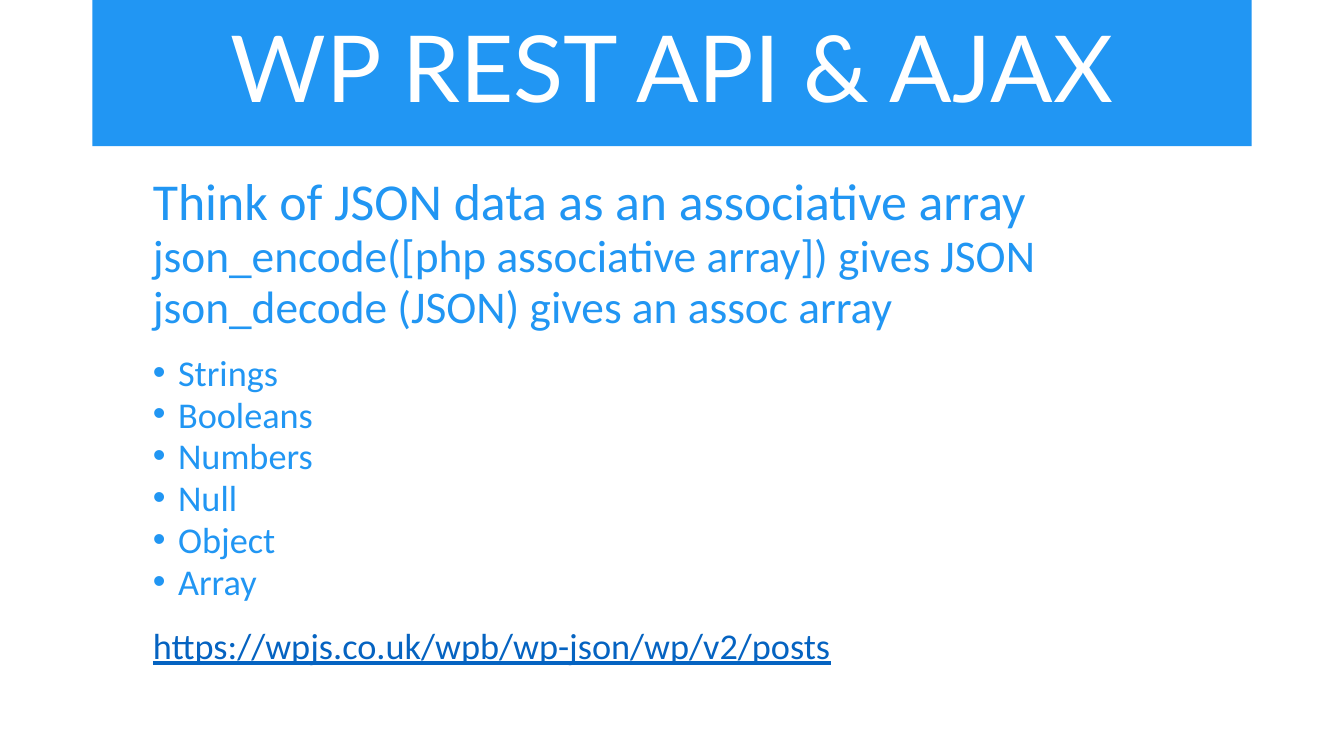
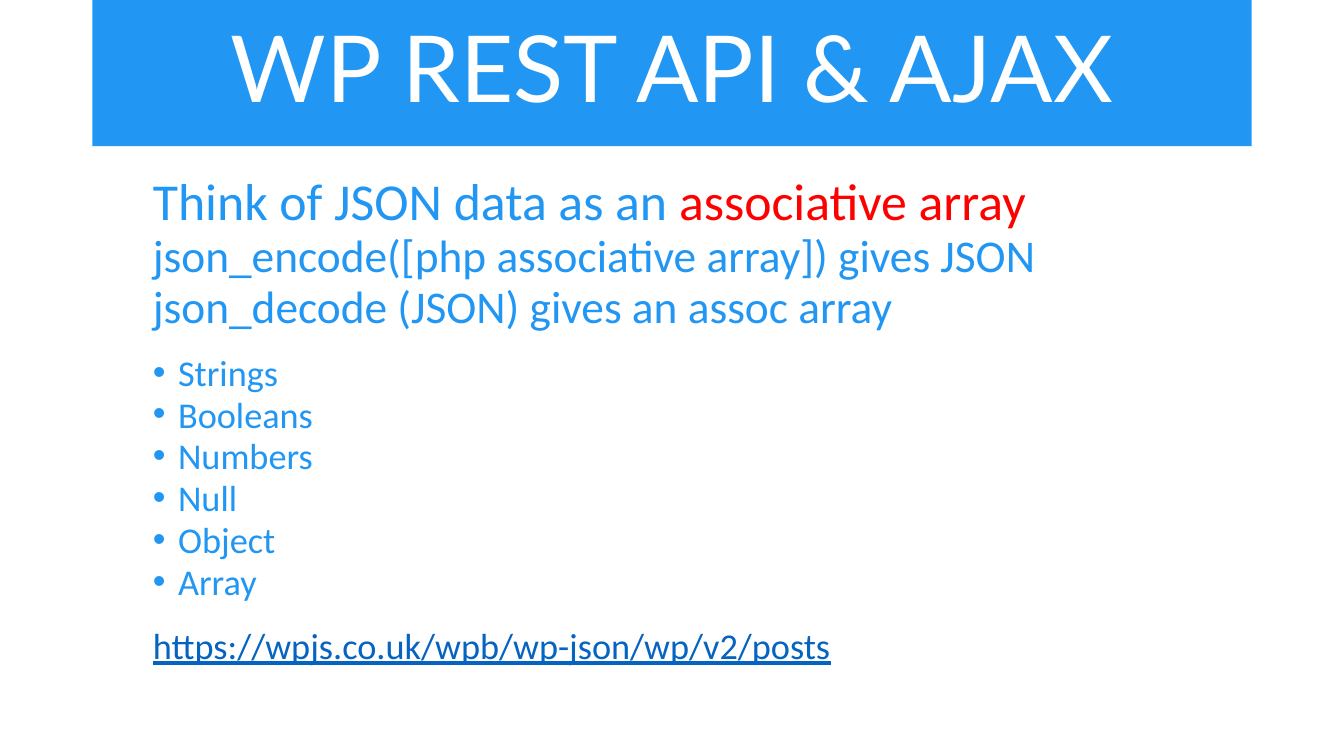
Before and after one commit to iwswordpress/rest, a slide deck: slide 10 of rest-api-workshop.pptx (slide 9 before the commit). Drawn at 1344x756 pixels with LibreOffice and Linux fonts; fonts in the diff are those of the drawing. Boxes give left, top, right and bottom in pixels: in the first picture for what was removed or moved away, otherwise in the second. Text is boxed around its words. In the diff, an @@ line names an element or a change of style, - is before the commit and + after.

```diff
--- a/rest-api-workshop.pptx
+++ b/rest-api-workshop.pptx
@@ text at (153,184,1026,229): text colour #2196F3 to #FF0000 in "associative array" @@
```
Also in this commit, not shown: 7 other slides changed, 1 slide added, 7 other files.
